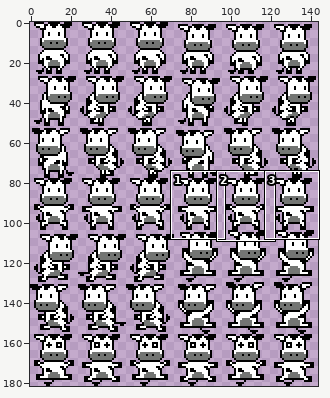
Sprite sheet -- gamepeach/debug/images/ufo_cow_w_1.png. The first picture is a wide view before the edit; the outline marks the close-up.
Close-up. Before the commit:
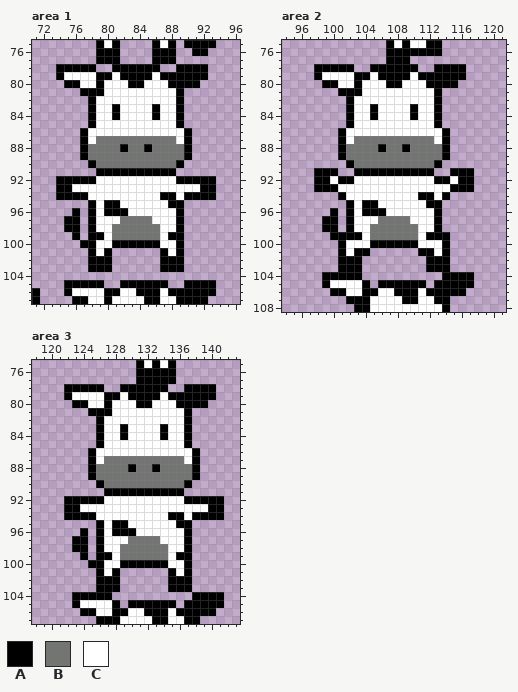
The file is 144x182 pixels. Shown: area 1: x 71..96, y 75..107; area 2: x 94..121, y 75..108; area 3: x 118..143, y 75..107. The commit also changed other parts of the picture, which this record leaves out.
Palette (. is transparent): A #000000  B #737573  C #ffffff
Pixels before, area 1, first column x 71:
 75 ........ACA....ACA.AAAA
 76 ........AAA....AAA..AA.
 77 ........AAA....AAA.....
 78 ...AAAAA..AAAAAA..AAAA.
 79 ...ACCCCAACAAAACAAAAAA.
 80 ....AACCACCCAACCCAAAA..
 81 ......AAACCCCCCCCCA....
 82 .......ACCCCCCCCCCA....
 83 .......ACCACCCCACCA....
 84 .......ACCACCCCACCA....
 85 .......ACCCCCCCCCCA....
 86 ......ACCCCCCCCCCCCA...
 87 ......ACBBBBBBBBBBCA...
 88 ......ABBBBABBABBBBA...
 89 ......ABBBBBBBBBBBBA...
 90 .......ABBBBBBBBBBA....
 91 ........AAAAAAAAAA.....
 92 ...AAAAACCCCCCCCCCAAAAA
 93 ...AACCCCCCCCCCCCCCCCAA
 94 ...AAAACCCCCCCCCAACAAAA
 95 .......ACAACCCCCCAA....
 96 .....A.ACAAACCCCCCA....
 97 ....AA.ACCCBBBBCCCA....
 98 ....AA.ACCBBBBBBCCA....
 99 .....A.AACBBBBBBCAA....
100 ......AACCAAAAAACCA....
101 .......ACA......ACA....
102 .......AAA......AAA....
103 .......AAA......AAA....
104 .......................
105 ....AAAAA..AAAAAA..AAAA
106 A...ACCCCAACCAAACAAAAAA
107 A....AACCACCCCAACCAAAA.
Pixels before, area 2, first column x 98:
 75 .........ACACCAA....
 76 .........AAAAAAA....
 77 .........AAA........
 78 AAAAA..AAAAAA..AAAA.
 79 ACCCCAACAAAACAAAAAA.
 80 .AACCACCCAACCCAAAA..
 81 ...AAACCCCCCCCCA....
 82 ....ACCCCCCCCCCA....
 83 ....ACCACCCCACCA....
 84 ....ACCACCCCACCA....
 85 ....ACCCCCCCCCCA....
 86 ...ACCCCCCCCCCCCA...
 87 ...ACBBBBBBBBBBCA...
 88 ...ABBBBABBABBBBA...
 89 ...ABBBBBBBBBBBBA...
 90 ....ABBBBBBBBBBA....
 91 AAA..AAAAAAAAAA..AAA
 92 AACAACCCCCCCCCCAACAA
 93 AAACCCCCCCCCCCCCCAAA
 94 ...ACCCCCCCCCAACA...
 95 ....ACAACCCCCCAA....
 96 ..A.ACAAACCCCCCA....
 97 .AA.ACCCBBBBCCCA....
 98 .AA.ACCBBBBBBCCA....
 99 ..AAAACBBBBBBCAAA...
100 ...ACCCAAAAAACCCA...
101 ...ACAA......AACA...
102 ...AAA........AAA...
103 ...AAA........AAA...
104 .AAAAA..........AAAA
105 .ACCCCA.AAAAAA.AAAAA
106 ..AACCAACCAAACAAAAA.
107 ....AAACCCCAACCAA...
108 .....AACCCCCCCCCA...
Pixels before, area 3, first column x 122:
 75 .........ACACA......
 76 .........AAAAA......
 77 .........AAAAA......
 78 AAAAA..AAAAAA..AAAA.
 79 ACCCCAACAAAACAAAAAA.
 80 .AACCACCCAACCCAAAA..
 81 ...AAACCCCCCCCCA....
 82 ....ACCCCCCCCCCA....
 83 ....ACCACCCCACCA....
 84 ....ACCACCCCACCA....
 85 ....ACCCCCCCCCCA....
 86 ...ACCCCCCCCCCCCA...
 87 ...ACBBBBBBBBBBCA...
 88 ...ABBBBABBABBBBA...
 89 ...ABBBBBBBBBBBBA...
 90 ....ABBBBBBBBBBA....
 91 .....AAAAAAAAAA.....
 92 AAAAACCCCCCCCCCAAAAA
 93 AACCCCCCCCCCCCCCCCAA
 94 AAAACCCCCCCCCAACAAAA
 95 ....ACAACCCCCCAA....
 96 ..A.ACAAACCCCCCA....
 97 .AA.ACCCBBBBCCCA....
 98 .AA.ACCBBBBBBCCA....
 99 ..A.AACBBBBBBCAA....
100 ...AACCAAAAAACCA....
101 ....ACA......ACA....
102 ....AAA......AAA....
103 ....AAA......AAA....
104 .AAAAA..........AAAA
105 .ACCCCA.AAAAAA.AAAAA
106 ..AACCAACCAAACAAAAA.
107 ....AAACCCCAACCAA...
New version:
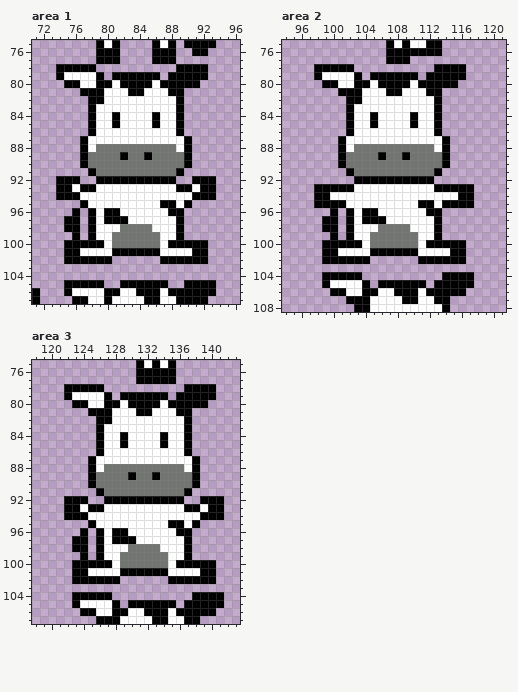
What changed:
Area 1:
y 78: x 81..86 AAAAAA -> ......
y 79: x 80..81 AC -> .A; x 86..87 CA -> A.
y 80: x 80 C -> A; x 82 C -> A; x 85 C -> A; x 87 C -> A
y 81: x 83..84 CC -> AA; x 88 C -> A
y 82: x 79 C -> A
y 83: x 81 A -> C; x 86 A -> C
y 85: x 81 C -> A; x 86 C -> A
y 86: x 77..78 AC -> .A; x 89..90 CA -> A.
y 87: x 79..88 BBBBBBBBBB -> CCCCCCCCCC
y 88: x 78 B -> C; x 82 A -> B; x 85 A -> B; x 89 B -> C
y 89: x 82 B -> A; x 85 B -> A
y 90: x 77..78 .A -> AB; x 89..90 A. -> BA
y 91: x 78..89 .AAAAAAAAAA. -> ABBBBBBBBBBA
y 92: x 77..90 AACCCCCCCCCCAA -> ..AAAAAAAAAA..
y 93: x 77..78 CC -> AA; x 89..90 CC -> AA
y 94: x 77 A -> C; x 87..88 AA -> CC; x 90 A -> C
y 95: x 77..78 .A -> AC; x 80..81 AA -> CC; x 87 C -> A; x 89..90 A. -> CA
y 96: x 82 A -> C; x 88 C -> A
y 97: x 80..85 CCBBBB -> AAACCC
y 98: x 81 B -> C; x 86 B -> C
y 99: x 79 A -> C; x 88 A -> C
y 100: x 75..76 .. -> AA; x 79 C -> A; x 81..86 AAAAAA -> BBBBBB; x 88 C -> A; x 90..92 ... -> AAA
y 101: x 75..78 ...A -> AACC; x 80..87 A......A -> CAAAAAAC; x 89..92 A... -> CCAA
y 102: x 75..77 ... -> AAA; x 90..92 ... -> AAA
y 103: x 78..80 AAA -> ...; x 87..89 AAA -> ...
Area 2:
y 78: x 105..110 AAAAAA -> ......
y 79: x 104..105 AC -> .A; x 110..111 CA -> A.
y 80: x 104 C -> A; x 106 C -> A; x 109 C -> A; x 111 C -> A
y 81: x 107..108 CC -> AA; x 112 C -> A
y 82: x 103 C -> A
y 83: x 105 A -> C; x 110 A -> C
y 85: x 105 C -> A; x 110 C -> A
y 86: x 101..102 AC -> .A; x 113..114 CA -> A.
y 87: x 103..112 BBBBBBBBBB -> CCCCCCCCCC
y 88: x 102 B -> C; x 106 A -> B; x 109 A -> B; x 113 B -> C
y 89: x 106 B -> A; x 109 B -> A
y 90: x 101..102 .A -> AB; x 113..114 A. -> BA
y 91: x 98..100 AAA -> ...; x 102..113 .AAAAAAAAAA. -> ABBBBBBBBBBA; x 115..117 AAA -> ...
y 92: x 98..117 AACAACCCCCCCCCCAACAA -> .....AAAAAAAAAA.....
y 93: x 101..102 CC -> AA; x 113..114 CC -> AA
y 94: x 98..101 ...A -> AACC; x 111..112 AA -> CC; x 114..117 A... -> CCAA
y 95: x 98..102 ....A -> AAAAC; x 104..105 AA -> CC; x 111 C -> A; x 113..117 A.... -> CAAAA
y 96: x 106 A -> C; x 112 C -> A
y 97: x 104..109 CCBBBB -> AAACCC
y 98: x 105 B -> C; x 110 B -> C
y 99: x 101 A -> .; x 103 A -> C; x 112 A -> C; x 114 A -> .
y 100: x 99..100 .. -> AA; x 102..103 CC -> AA; x 105..110 AAAAAA -> BBBBBB; x 112..113 CC -> AA; x 115..116 .. -> AA
y 101: x 99..101 ..A -> AAC; x 103..112 AA......AA -> CCAAAAAACC; x 114..116 A.. -> CAA
y 102: x 99..100 .. -> AA; x 104 . -> A; x 111 . -> A; x 115..116 .. -> AA
y 103: x 101..103 AAA -> ...; x 112..114 AAA -> ...
Area 3:
y 78: x 129..134 AAAAAA -> ......
y 79: x 128..129 AC -> .A; x 134..135 CA -> A.
y 80: x 128 C -> A; x 130 C -> A; x 133 C -> A; x 135 C -> A
y 81: x 131..132 CC -> AA; x 136 C -> A
y 82: x 127 C -> A
y 83: x 129 A -> C; x 134 A -> C
y 85: x 129 C -> A; x 134 C -> A
y 86: x 125..126 AC -> .A; x 137..138 CA -> A.
y 87: x 127..136 BBBBBBBBBB -> CCCCCCCCCC
y 88: x 126 B -> C; x 130 A -> B; x 133 A -> B; x 137 B -> C
y 89: x 130 B -> A; x 133 B -> A
y 90: x 125..126 .A -> AB; x 137..138 A. -> BA
y 91: x 126..137 .AAAAAAAAAA. -> ABBBBBBBBBBA
y 92: x 125..138 AACCCCCCCCCCAA -> ..AAAAAAAAAA..
y 93: x 125..126 CC -> AA; x 137..138 CC -> AA
y 94: x 125 A -> C; x 135..136 AA -> CC; x 138 A -> C
y 95: x 125..126 .A -> AC; x 128..129 AA -> CC; x 135 C -> A; x 137..138 A. -> CA
y 96: x 130 A -> C; x 136 C -> A
y 97: x 128..133 CCBBBB -> AAACCC
y 98: x 129 B -> C; x 134 B -> C
y 99: x 127 A -> C; x 136 A -> C
y 100: x 123..124 .. -> AA; x 127 C -> A; x 129..134 AAAAAA -> BBBBBB; x 136 C -> A; x 138..140 ... -> AAA
y 101: x 123..126 ...A -> AACC; x 128..135 A......A -> CAAAAAAC; x 137..140 A... -> CCAA
y 102: x 123..125 ... -> AAA; x 138..140 ... -> AAA
y 103: x 126..128 AAA -> ...; x 135..137 AAA -> ...
